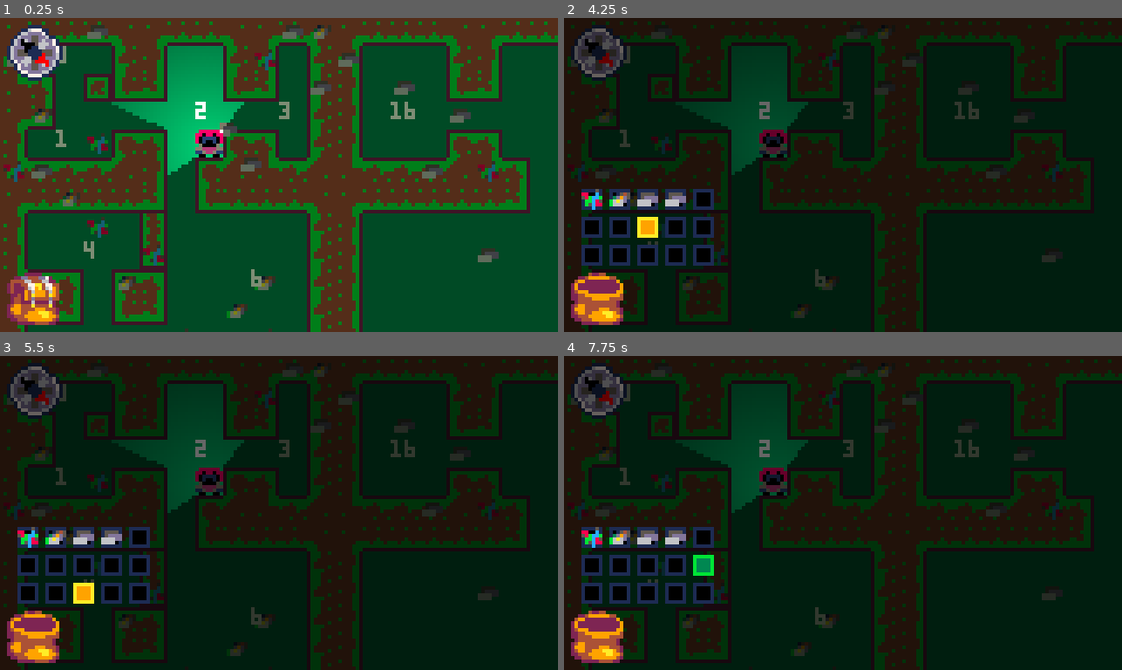
Above: before the commit, frames 1-4 (two rows, left to right).
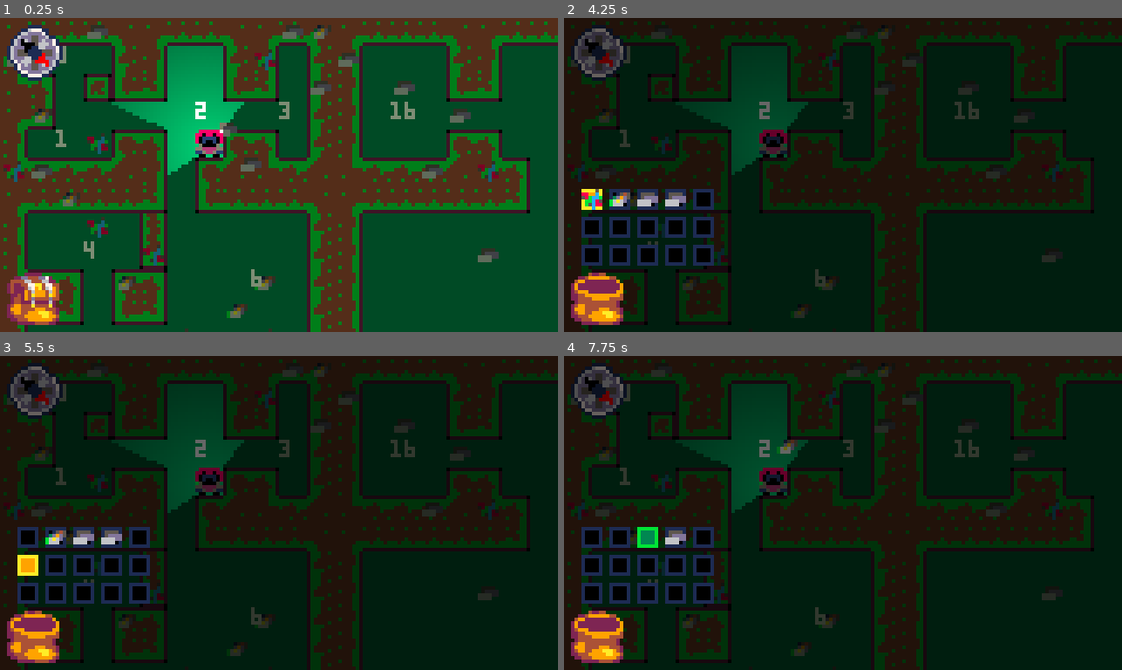
Above: after the commit, the same moments.

Repository: YuriPrickles/ProjectTango
Game: Godot game, scene res://Source/Entities/main.tscn
Two runs of this game, one before a commit and one after it. Both use one fixed random seed, a clock stepped at 60 frames per second and the inputs below.
Inputs:
- Up to frame 1 (0.25 s): no input
- Up to frame 2 (4.25 s): hold E (inv_right) 0.53-1.28 s; hold T (throw) 0.53-1.28 s; tap Enter at 1.25, 2.75 s; hold Down (inv_down) 1.28-2.03 s; tap Shift (run) at 1.35 s; tap T (throw) at 1.55, 2.3, 2.85 s; tap Space at 2, 3.5 s; hold E (inv_right) 2.03-2.78 s; hold Ctrl (sneak) 2.03-2.78 s; hold Up (inv_up) 2.78-3.53 s; hold Q (inv_left) from 3.53 s (still down); hold T (throw) from 3.53 s (still down); tap Tab (inventory) at 4.15 s
- Up to frame 3 (5.5 s): release T (throw) at 4.28 s; tap Shift (run) at 4.35 s; tap T (throw) at 4.55, 5.3 s; tap Enter at 5 s; release Q (inv_left) at 5.03 s; hold Down (inv_down) from 5.03 s (still down); hold Ctrl (sneak) from 5.03 s (still down)
- Up to frame 4 (7.75 s): release Down (inv_down) at 5.78 s; release Ctrl (sneak) at 5.78 s; hold E (inv_right) 5.78-6.53 s; tap T (throw) at 5.85, 7.55 s; tap Space at 6.5 s; hold Up (inv_up) 6.53-7.28 s; hold T (throw) 6.53-7.28 s; hold E (inv_right) from 7.28 s (still down); tap Shift (run) at 7.35 s

The runs differ from the first frame. In frame 1, 0.2% of the frame differs, in the area x 9-95%, y 17-98%; in frame 2, 0.4%; in frame 3, 0.6%; in frame 4, 0.9%, in the area x 3-42%, y 26-70%.

Commit message:
temporary commit
committing to share to other people because of a stupid bug

Diff:
--- a/Source/Entities/Item.gd
+++ b/Source/Entities/Item.gd
@@ -9,7 +9,7 @@
 
 static func new_item(id:int) -> Item:
 	item_id = id
-	match id:
+	match item_id:
 		ItemID.Metal: return Metal.new()
 		ItemID.Wires: return Wires.new()
 		ItemID.Battery: return Battery.new()
@@ -18,4 +18,5 @@
 ##Called when an item is picked up as a Pickup.
 func on_pickup():
 	Main.main.resources.try_place_inventory(self)
+	print("Picked up: " + item_name + "\n")
 	pass
--- a/Source/Entities/ResourceManager.gd
+++ b/Source/Entities/ResourceManager.gd
@@ -21,6 +21,13 @@
 	inventory.resize(15)
 	inventory.fill(null)
 
+func get_selected_item():
+	if inventory[inv_selected]:
+		print("Current item: " + inventory[inv_selected].item_name)
+	return inventory[inv_selected]
+
+func remove_inv_item(index:int=inv_selected):
+	inventory[index] = null
 func is_inventory_full():
 	for i in inventory:
 		if i == null:
@@ -31,7 +38,6 @@
 	for i in inventory.size():
 		if inventory[i] == null:
 			inventory[i] = item
-			print("inv empty")
+			print("Placed in inv: " + inventory[i].item_name)
 			return true;
-	print("inv full")
 	return false
--- a/Source/Entities/pickup.gd
+++ b/Source/Entities/pickup.gd
@@ -1,12 +1,17 @@
 extends Area2D
 class_name Pickup
 
-var item:Item = Item.new_item(ItemID.Metal)
+var item:Item
 var locked_in:bool=false
 var speed = 8
 var always_follow:bool = false
+var thrown = false
+var draw_offset = Vector2(0,0)
+var vel = Vector2.ZERO
 
-func _init(id, pos, alwaysfollow=false) -> void:
+func _init(id:int, pos:Vector2, alwaysfollow=false, throw:bool=false) -> void:
+	var plr:Player = Main.main.get_player()
+	thrown = throw
 	item = Item.new_item(id)
 	always_follow = alwaysfollow
 	var area = Area2D.new()
@@ -21,23 +26,42 @@
 	area.add_child(colmask)
 	add_child(area)
 	position = pos
+	draw_offset = Vector2.ZERO
+	if thrown:
+		print("Thrown: " + item.item_name)
+		vel = plr.facing
+		draw_offset = Vector2(0,-4)
 func _ready() -> void:
 	pass
 
+var reached_peak = false
 func _process(delta: float) -> void:
 	var plr:Player = Main.main.get_player()
-	if Main.main.resources.is_inventory_full():
-		speed = 0
-		locked_in = false
-		return
-	if(not Main.main.resources.is_inventory_full() or always_follow) and (plr.position.distance_to(position) <= 16 or locked_in):
-		locked_in = true
-		position += position.direction_to(plr.position - plr.size/2) * delta * speed
-		speed = min(128,speed + 2)
+	if draw_offset.length() != 0:
+		if draw_offset.y <= -16:
+			reached_peak = true
+		if draw_offset.y > -16 and draw_offset.y <= -4 and not reached_peak:
+			draw_offset.y = clamp(draw_offset.y - 1.25, -16, -4)
+		else:
+			draw_offset.y = clamp(draw_offset.y + 1.5, -16, 0)
+		speed = 80
+		position += vel * delta * speed
+		queue_redraw()
+	else:
+		thrown = false
+		vel = Vector2.ZERO
+		if Main.main.resources.is_inventory_full():
+			speed = 0
+			locked_in = false
+			return
+		if (plr.position.distance_to(position) <= 16 or locked_in) and (not Main.main.resources.is_inventory_full() or always_follow):
+			locked_in = true
+			position += position.direction_to(plr.position - plr.size/2) * delta * speed
+			speed = min(128,speed + 2)
 
 
 func _draw() -> void:
-	Main.main.spr(get_canvas_item(),Vector2(0,0),item.spr_index)
+	Main.main.spr(get_canvas_item(),draw_offset,item.spr_index)
 
 func pickup():
 	item.on_pickup()
@@ -46,6 +70,5 @@
 
 
 func _on_body_entered(body: Node2D) -> void:
-	if not Main.main.resources.is_inventory_full():
-		print("response")
+	if not Main.main.resources.is_inventory_full() and not thrown:
 		pickup()
--- a/Source/Entities/player.gd
+++ b/Source/Entities/player.gd
@@ -3,6 +3,7 @@
 
 const SPEED = 100.0
 var direction:Vector2
+var facing: Vector2
 var spr_index = 0
 var sneaking:bool = false
 var running:bool = false
@@ -23,6 +24,7 @@
 	running = Input.is_action_pressed("run")
 	sneaking = sneaking && !running
 	if direction:
+		facing = direction
 		queue_redraw()
 		velocity = direction * SPEED * (1.4 if running and not sneaking else (1.0 if not sneaking else 0.4))
 	else:
@@ -37,17 +39,23 @@
 	if event.is_action_pressed("inventory"):
 		Main.main.inventory_open = not Main.main.inventory_open
 		pass
-
-	if Main.main.inventory_open and event.is_action_pressed("inv_left") or event.is_action_pressed("inv_right"):
-		var input = Input.get_axis("inv_left","inv_right")
-		if Main.main.resources.inv_selected + int(input) <= -1 and input == -1:
-			Main.main.resources.inv_selected = 14
-		else: Main.main.resources.inv_selected += int(input)
-	if Main.main.inventory_open and event.is_action_pressed("inv_up") or event.is_action_pressed("inv_down"):
-		var input = Input.get_axis("inv_up","inv_down")
-		if Main.main.resources.inv_selected + int(input) * 5 <= -1 and input == -1:
-			Main.main.resources.inv_selected += 10
-		else: Main.main.resources.inv_selected += int(input) * 5
+	if Main.main.inventory_open:
+		if event.is_action_pressed("throw") and Main.main.resources.get_selected_item():
+			var item = Main.main.resources.get_selected_item()
+			var pickup = Pickup.new(item.item_id,position,false,true)
+			Main.main.current_level.items.add_child(pickup)
+			Main.main.resources.remove_inv_item()
+			return
+		if event.is_action_pressed("inv_left") or event.is_action_pressed("inv_right"):
+			var input = Input.get_axis("inv_left","inv_right")
+			if Main.main.resources.inv_selected + int(input) <= -1 and input == -1:
+				Main.main.resources.inv_selected = 14
+			else: Main.main.resources.inv_selected += int(input)
+		if event.is_action_pressed("inv_up") or event.is_action_pressed("inv_down"):
+			var input = Input.get_axis("inv_up","inv_down")
+			if Main.main.resources.inv_selected + int(input) * 5 <= -1 and input == -1:
+				Main.main.resources.inv_selected += 10
+			else: Main.main.resources.inv_selected += int(input) * 5
 
 func _draw() -> void:
 	#Main.main.draw_text_centered(self,"hi pearlings", (Vector2(0,-32)))
Binary file changed: Graphics/Atlases/Gameplay/atlas1.png
